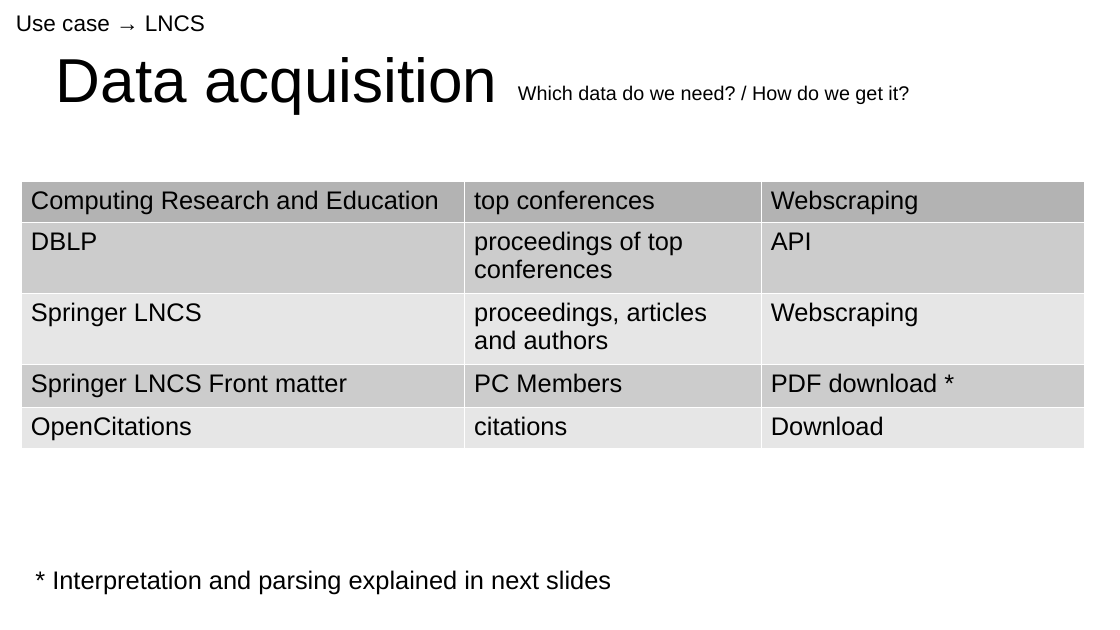
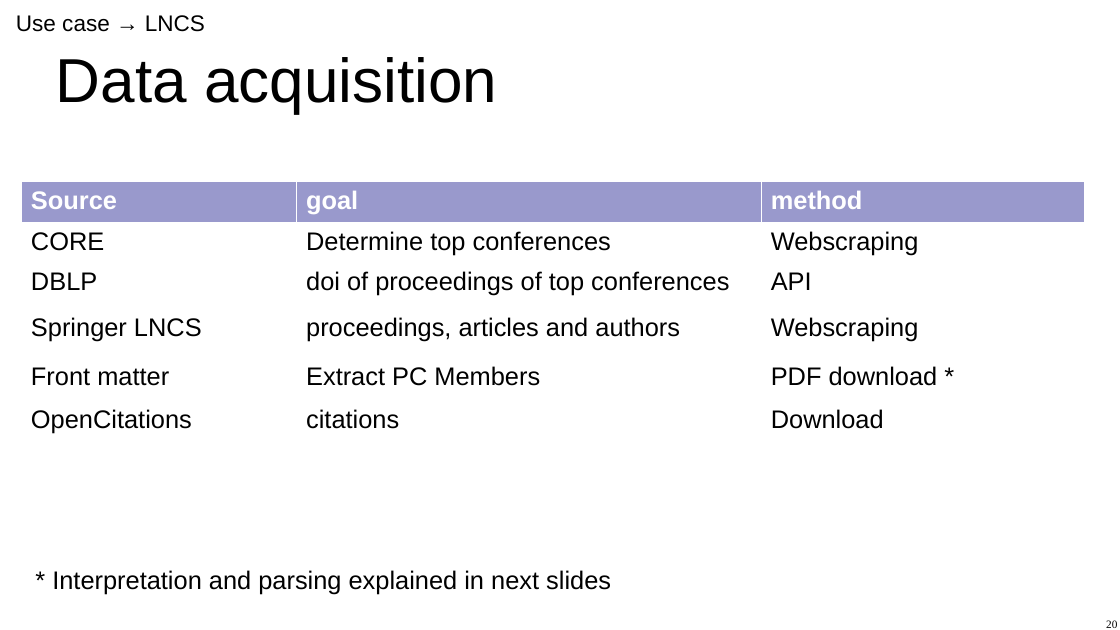
Before and after one commit to XibrenX/MasterThesis, a slide deck: slide 20 of slides/presentatie.odp (slide 18 before the commit). Drawn at 1120x630 pixels with LibreOffice and Linux fonts; fonts in the diff are those of the drawing. Boxes give left, top, right and bottom in pixels: in the first picture for what was removed or moved away, otherwise in the second. Text is boxed around its words. In the diff, an @@ line names an element or a change of style, - is before the commit and + after.

```diff
--- a/slides/presentatie.odp
+++ b/slides/presentatie.odp
@@ text removed at [518,85,909,104] @@
-Which data do we need? / How do we get it?
@@ table at [21,182,1084,438] @@
-row 1: Computing Research and Education | top conferences | Webscraping
-row 2: DBLP | proceedings of top conferences | API
+row 1: Source | goal | method
+row 2: CORE | Determine top conferences | Webscraping
+row 3: DBLP | doi of proceedings of top conferences | API
-row 5, column 1: Springer LNCS Front matter
+row 5, column 1: Front matter
-row 5, column 2: PC Members
+row 5, column 2: Extract PC Members
@@ page number added at [1106,620,1117,628], 8 pt, text #000000 @@
+20
```
Also in this commit, not shown: 34 other slides changed, 7 slides added, 1 slide removed, 5 other files.
